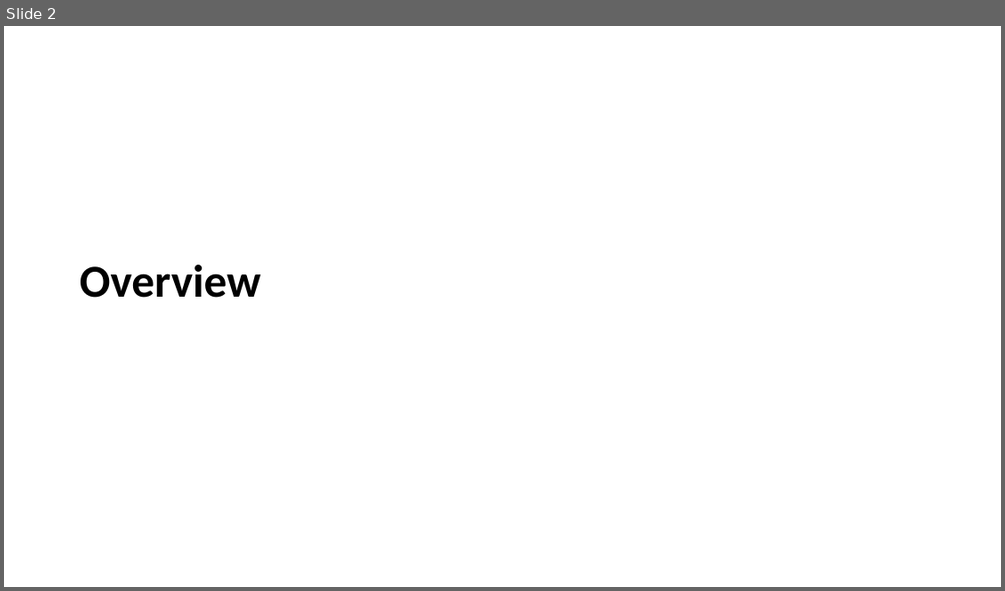
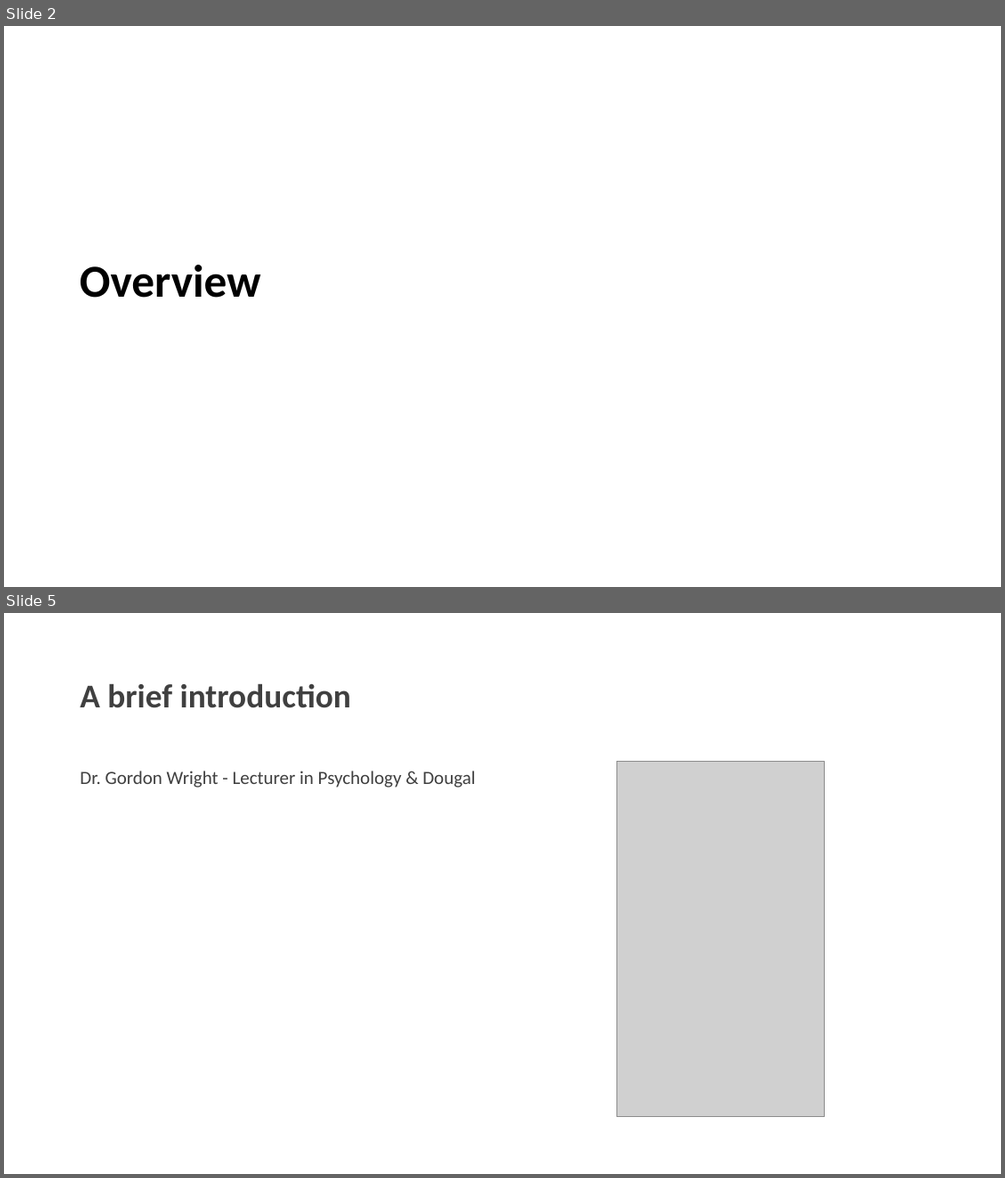
Before and after one commit to LittleMonkeyLab/PS52007Dslides, a slide deck: _site/lectures/Lecture08/PS51009Week8.pptx. Shown one above the other, each under a label of ours: slide 2 before the commit, slides 2 and 5 after it; the slides between them are not shown. The pictures are 1005x591 and 1005x1178 pixels, drawn with LibreOffice and Linux fonts; fonts in the diff are those of the drawing; grey boxes stand for pictures; background and template pictures are left out. Boxes give left, top, right and bottom in pixels: in the first picture for what was removed or moved away, otherwise in the second. Text is boxed around its words. In the diff, an @@ line names an element or a change of style, - is before the commit and + after.

```diff
--- a/_site/lectures/Lecture08/PS51009Week8.pptx
+++ b/_site/lectures/Lecture08/PS51009Week8.pptx
@@ slide 5 added at bbox=[4, 613, 1001, 1174], background #FFFFFF @@
@@ title added at bbox=[80, 684, 351, 708], 32 pt, text #404040, bold @@
+A brief introduction
@@ text added at bbox=[80, 771, 475, 787], 18 pt, text #404040 @@
+Dr. Gordon Wright - Lecturer in Psychology & Dougal
@@ picture added at bbox=[616, 762, 825, 1117] @@
```
Also in this commit, not shown: 1 slide changed, 8 other slides added, 8 other files.
